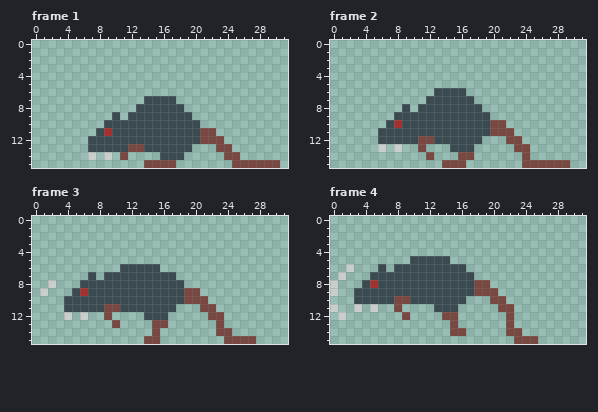
One commit to this pixel-art file: aseprite/rat_jump.aseprite. This is how it looked before the edit.
32x16 pixels, 15 frames. Shown: frame 1, frame 2, frame 3, frame 4. The commit also changed other frames, which this record leaves out.
Once edited:
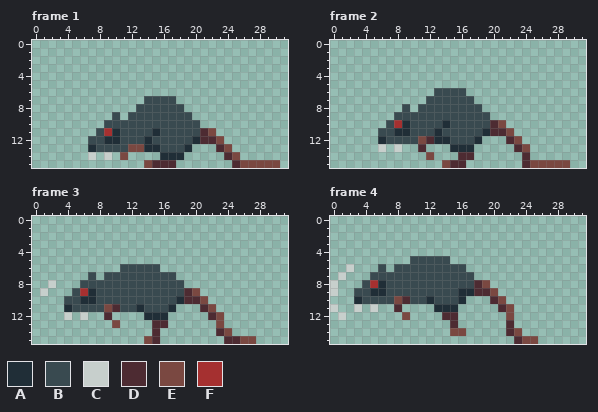
Palette (. is transparent): A #202e37  B #394a50  C #c7cfcc  D #4d2b32  E #7a4841  F #a53030
The edit:
--- frame 1
@@ x 0..31 @@
 10 .........BBBBBBBBBBBB...........
-11 ........BFBBBBBBBBBBBEE.........
-12 .......BBBBBBBBBBBBBBEEE........
-13 .......BBBBBEEBBBBBB...EE.......
-14 .......C.C.E....BBB.....EE......
-15 ..............EEEE.......EEEEEE.
+11 ........BFABBBBABBBBBDE.........
+12 .......BBAABBBABBBBBADDE........
+13 .......ABBBBEEAABBBA...DE.......
+14 .......C.C.E....AAA.....DE......
+15 ..............EDDD.......DEEEEE.
--- frame 2
@@ x 0..31 @@
  9 ........BBBBBBBBBBBB............
-10 .......BFBBBBBBBBBBBEE..........
-11 ......BBBBBBBBBBBBBBEEE.........
-12 ......BBBBBEEBBBBBB...EE........
-13 ......C.C..E...BBB.....EE.......
-14 ............E...EE......E.......
-15 ..............EEE.......EEEEEE..
+10 .......BFABBBBABBBBBDE..........
+11 ......BBAABBBABBBBBADDE.........
+12 ......ABBBBEDAABBBA...DE........
+13 ......C.C..D...AAA.....DE.......
+14 ............E...DD......D.......
+15 ..............EDD.......DEEEEE..
--- frame 3
@@ x 0..31 @@
  8 ..C...BBBBBBBBBBBBB.............
- 9 .C...BFBBBBBBBBBBBBEE...........
-10 ....BBBBBBBBBBBBBBBEEE..........
-11 ....BBBBBEEBBBBBBB...EE.........
-12 ....C.C..E....BBB.....EE........
-13 ..........E....EE......E........
-14 ...............E.......EE.......
-15 ..............EE........EEEE....
+ 9 .C...BFABBBBBBBBBBBDE...........
+10 ....BBAABBBBBBBBBBADDE..........
+11 ....ABBBBEDBBABBBA...DE.........
+12 ....C.C..D....AAA.....DE........
+13 ..........E....DD......E........
+14 ...............D.......DE.......
+15 ..............ED........DDEE....
--- frame 4
@@ x 0..31 @@
  7 .C...BBBBBBBBBBBBB..............
- 8 C...BFBBBBBBBBBBBBEE............
- 9 C..BBBBBBBBBBBBBBBEEE...........
-10 ...BBBBBEEBBBBBBB...EE..........
-11 C..C.C..E....BBB.....EE.........
-12 .C.......E....EE......E.........
-13 ...............E......E.........
-14 ...............EE.....EE........
-15 .......................EEE......
+ 8 C...BFABBBBBBBBBBBDE............
+ 9 C..BBAABBBBBBBBBAADDE...........
+10 ...ABBBBEDBBABBBA...DE..........
+11 C..C.C..D....AAA.....DE.........
+12 .C.......E....DD......E.........
+13 ...............D......D.........
+14 ...............EE.....DE........
+15 .......................DEE......
